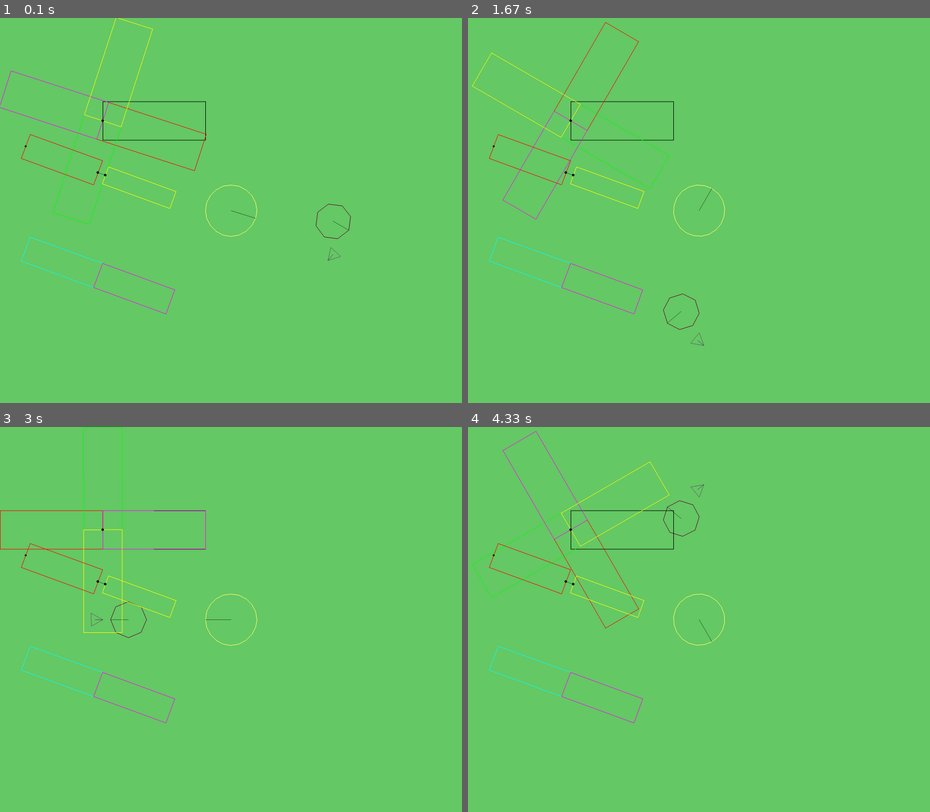
Above: before the commit, frames 1-4 (two rows, left to right).
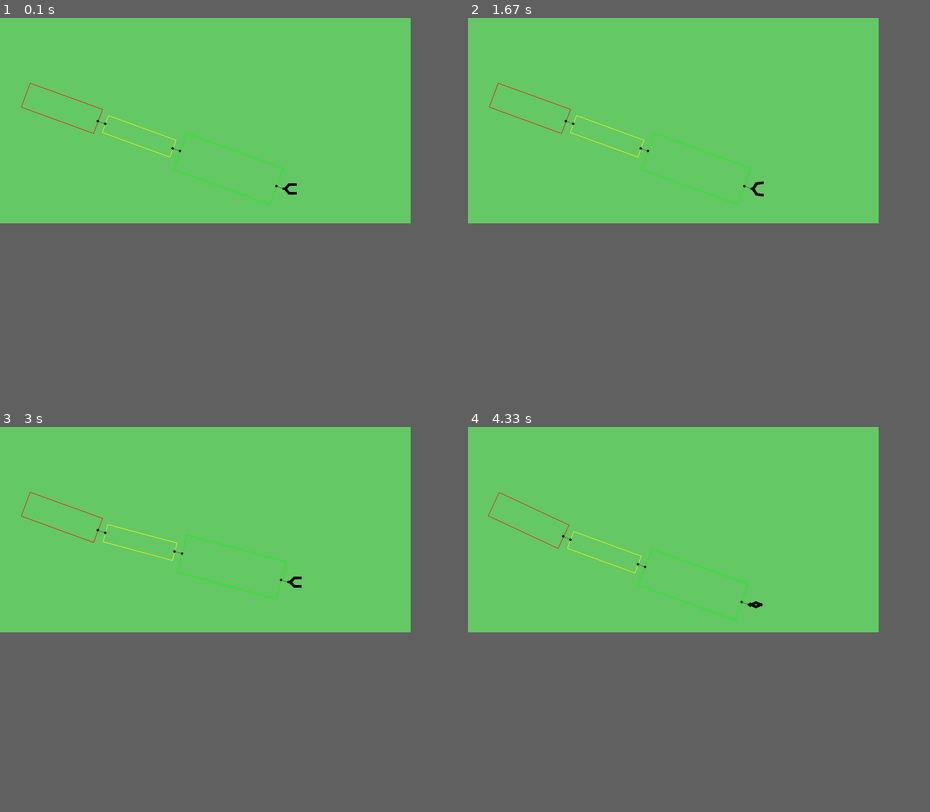
Above: after the commit, the same moments.

Repository: ntn7103/20211159_pygame
Game: pygame game, started from robot_arm.py
The game is run twice, just before and just after one commit, with the same random seed, the same clock (stepped at 60 frames per second) and the same inputs.
Inputs:
- Up to frame 1 (0.1 s): no input
- Up to frame 2 (1.67 s): tap Space at 0.33 s; hold Space 0.67-1.13 s; hold Right 0.67-1.13 s
- Up to frame 3 (3 s): hold Up 1.67-2.13 s; hold Space from 2.67 s (still down); hold Left from 2.67 s (still down)
- Up to frame 4 (4.33 s): release Space at 3.2 s; release Left at 3.2 s; hold Down 3.8-4.1 s
The window is 900x750 before the commit and 800x400 after it. Grey fills any space a smaller window leaves; there, only what the larger window draws over its background counts as a difference.

The runs differ from the first frame. In frame 1, 1.5% of the frame differs, in the area x 0-76%, y 0-77%; in frame 2, 1.5%; in frame 3, 1.4%; in frame 4, 1.5%.

Commit message:
Project1_Robot_arm.py

Diff:
--- a/robot_arm.py
+++ b/robot_arm.py
@@ -1,11 +1,7 @@
-#
-# 3. A robot arm system
-#    - three arms (three joints)
-#    - a gripper
-#    - keyboard control: rotating the three joints and gripper on/off action
-#    - any extra
-#
-
+#20211159 Nguyen Thao Nhi
+#Project 1. Robot Arm
+
+# utils.py
 import pygame
 import numpy as np
 
@@ -24,15 +20,22 @@
                         [width, 0],
                         [width, height],
                         [0, height]], dtype='float')
-    points = points + [x, y]
-    # points = np.array([ [x, y],
-    #                     [x+width, y],
-    #                     [x+width, y+height],
-    #                     [x, y+height]], dtype='float')
+    points = points + np.array([x, y], dtype='float')
+
     return points
-#
+
+def get_circle(radius):
+    return np.array([[0, 0], [0, radius]], dtype='float')
+
+def get_triangle(point1, point2, point3):
+    return np.array([point1, point2, point3], dtype='float')
+
+def get_line(point1, point2):
+    return np.array([point1, point2], dtype='float')
 
 def Rmat(degree):
+    # Rotation Matrix
+    # Counter-clockwise rotation
     radian = np.deg2rad(degree)
     c = np.cos(radian)
     s = np.sin(radian)
@@ -42,140 +45,125 @@
     return R
 
 def Tmat(tx, ty):
+    # Translation Matrix
+    # Ma trận tịnh tiến.
     T = np.array([ [1, 0, tx],
                    [0, 1, ty],
                    [0, 0, 1]], dtype='float')
     return T
 
-pygame.init()
-WINDOW_WIDTH = 1800
-WINDOW_HEIGHT = 1500
+
+def draw(screen, M, points, color=(0,0,0), p0=None, filled=False):
+    R = M[0:2, 0:2]
+    t = M[0:2, 2]
+
+    points_transformed = ( R @ points.T ).T + t
+    if filled:
+        pygame.draw.polygon(screen, color, points_transformed)
+    else:
+        pygame.draw.polygon(screen, color, points_transformed, 2)
+    if p0 is not None:
+        pygame.draw.line(screen, (0,0,0), p0, points_transformed[0])
+
+def draw_circle(screen, M, points, radius, color=(0,0,0), p0=None):
+    R = M[0:2, 0:2]
+    t = M[0:2, 2]
+
+    p_transformed = (R @ points.T).T + t
+    pygame.draw.circle(screen, color, p_transformed[0], radius)
+    if p0 is not None:
+        pygame.draw.line(screen, (0,0,0), p0, p_transformed[1])
+    return p_transformed
+
+WINDOW_WIDTH = 1600
+WINDOW_HEIGHT = 800
 
 # 색 정의
 GREEN = (100, 200, 100)
 
 pygame.init()  # 1! initialize the whole pygame system!
-pygame.display.set_caption("Mouse")
+pygame.display.set_caption("Robot arm")
 screen = pygame.display.set_mode((WINDOW_WIDTH, WINDOW_HEIGHT))
 clock = pygame.time.Clock()
 
-center1 = [100, 500.]
-angle1 = 20
+center=(WINDOW_WIDTH/2., WINDOW_HEIGHT/2.)
+
+center1 = [100, 300.]
+
+angles = [0 for i in range(4)]
+
+angles[0] = 20
 width1 = 300
 height1 = 100
 rect1 = getRectangle(width1, height1)
 
 gap12 = 30 #
 
-angle2 = 0
+angles[1] = 0
 width2 = 280
 height2 = 70
 rect2 = getRectangle(width2, height2)
 
-angle3 = 0
+angles[2] = 0
 width3 = 400
 height3 = 150
-rect3 = getRectangle(width3, height3, x=0, y=-height3/2.)
-
-
-def draw(M, points, color=(0,0,0), p0=None):
-    R = M[0:2, 0:2]
-    t = M[0:2, 2]
-
-    points_transformed = ( R @ points.T ).T + t
-    pygame.draw.polygon(screen, color, points_transformed, 2)
-    if p0 is not None:
-        pygame.draw.line(screen, (0,0,0), p0, points_transformed[0])
-#
-
-Sun = getRegularPolygon(20, 100)
-distSE = 400
-Earth = getRegularPolygon(8, 70)
-distEM = 130
-Moon = getRegularPolygon(3, 30)
-
-
-angle = 0
-angleSE = 0
-angleE = 0
-angleM = 0
-angleEM = 0
-
+rect3 = getRectangle(width3, height3)
+
+# Create a gripper, with 2 parts create from 2 rectangles
+# The gripper is attached to the end of the robot arm
+# The gripper is controlled by one angle
+gripper_width = 10
+gripper_height = 30
+gripper_points1 = getRectangle(gripper_height, gripper_width)
+gripper_points2 = getRectangle(gripper_height, -gripper_width)
+
+MAX_GRIPPER_ANGLE = 115
+MIN_GRIPPER_ANGLE = 55
+angle_gripper_between = 90
+gripper_on = False
+
+index_current_angle = 0
 done = False
 while not done:
-    angle += 3
-    angleSE += 1
-    angleE += 5
-    angleEM += 10
-    angleM += 7
     for event in pygame.event.get():
         if event.type == pygame.QUIT:
             done = True
         elif event.type == pygame.MOUSEBUTTONDOWN:
             print("Mouse Button Pressed!")
         elif event.type == pygame.KEYDOWN:
-            if event.key == pygame.K_b: # capital A
-                angle1 += 5
-            elif event.key == pygame.K_a:
-                angle1 -= 5
-            elif event.key == pygame.K_c:
-                angle2 += 5
-            elif event.key == pygame.K_d:
-                angle2 -= 5
+            if event.key == pygame.K_LEFT:
+                if index_current_angle >= 0:
+                    index_current_angle -= 1
+            elif event.key == pygame.K_RIGHT:
+                if index_current_angle + 1 < len(angles):
+                    index_current_angle += 1
+            elif event.key == pygame.K_UP:
+                angles[index_current_angle] -= 5
+            elif event.key == pygame.K_DOWN:
+                angles[index_current_angle] += 5
+            elif event.key == pygame.K_SPACE:
+                gripper_on = not gripper_on
         #
-
     screen.fill(GREEN)
-    #
-    center=(WINDOW_WIDTH/2., WINDOW_HEIGHT/2.)
-    Msun = Tmat(center[0], center[1]) @ Rmat(angle)
-    draw(Msun, Sun, (255, 255, 100), center)
-
-    # Mearth = Tmat(center[0], center[1]) @ Rmat(angleSE) @ Tmat(distSE, 0) # @ Rmat(-angleSE)
-    # draw(Mearth, Earth, (100, 255, 250), Mearth[:2, 2])
-    Mearth = Tmat(center[0], center[1]) @ Rmat(angleSE) @ Tmat(distSE, 0) @ Rmat(-angleSE) @ Rmat(angleE)
-    draw(Mearth, Earth, (100, 5, 50), Mearth[:2, 2])
-
-    Mmoon = Mearth @ Rmat(angleEM) @ Tmat(distEM, 0) @ Rmat(angleM)
-    draw(Mmoon, Moon, (100, 100, 100), Mmoon[:2,2])
-
-
-
-    cent = (400, 400)
-    M = Tmat(cent[0], cent[1])
-    draw(M, rect3, (0,0,0))
-    M1 = M @ Rmat(angle)
-    draw(M1, rect3, (255, 0, 0))
-    M2 = M1 @ Rmat(90)
-    M3 = M2 @ Rmat(90)
-    M4 = M3 @ Rmat(90)
-    draw(M2, rect3, (0, 255, 0))
-    draw(M3, rect3, (255, 0, 250))
-    draw(M4, rect3, (255, 250, 0))
-    pygame.draw.circle(screen, (0,0,0), cent, 5)
-
-
-
-    #
-    # center=(WINDOW_WIDTH/2., WINDOW_HEIGHT/2.)
-    # M = Tmat(center[0], center[1]) @ Tmat(0, -height1/2.)
-    # # draw(M, rect1, (0,0,0))
-    # M1 = M @ Tmat(0, height1/2.) @ Rmat(angle) @ Tmat(0, -height1/2.)  # Fan # 1
-    # draw(M1, rect1, (255, 0, 0))
-    # M2 = M1 @ Tmat(0, height1/2.) @ Rmat(90) @ Tmat(0, -height1/2.)
-    # draw(M2, rect1, (0, 255, 0))
-    # M3 = M2 @ Tmat(0, height1/2.) @ Rmat(90) @ Tmat(0, -height1/2.) # Fan # 3
-    # draw(M3, rect1, (0, 0, 255))
-    # M4 = M3 @ Tmat(0, height1/2.) @ Rmat(90) @ Tmat(0, -height1/2.)
-    # draw(M4, rect1, (0,255, 255))
-    # pygame.draw.circle(screen, (0,0,0), center, 5)
-
-
-    # draw
-    M1 = np.eye(3) @ Tmat(center1[0], center1[1]) @ Rmat(angle1) @ Tmat(0, -height1/2.)
-    draw(M1, rect1, (255, 0, 0))
-    M2 = M1 @ Tmat(width1, 0) @ Tmat(0, height1/2.) @ Tmat(gap12, 0) @ Rmat(angle2) @ Tmat(0, -height2/2.)
-    draw(M2, rect2, (255, 255, 0))
-    pygame.draw.circle(screen, (0,0,0), center1, 4)
+
+    if gripper_on and angle_gripper_between > MIN_GRIPPER_ANGLE:
+        angle_gripper_between -= 1
+    if not gripper_on and angle_gripper_between < MAX_GRIPPER_ANGLE:
+        angle_gripper_between += 1
+
+    # draw Robot Arm
+    # Red rectangle
+    M1 = np.eye(3) @ Tmat(center1[0], center1[1]) @ Rmat(angles[0]) @ Tmat(0, -height1/2.)
+    draw(screen, M1, rect1, (255, 0, 0))
+    # Yellow rectangle
+    M2 = M1 @ Tmat(width1, 0) @ Tmat(0, height1/2.) @ Tmat(gap12, 0) @ Rmat(angles[1]) @ Tmat(0, -height2/2.)
+    draw(screen, M2, rect2, (255, 255, 0))
+    # pygame.draw.circle(screen, (0,0,0), center1, 4)
+
+    # Green rectangle
+    M3 = M2 @ Tmat(width2, 0) @ Tmat(0, height2/2.) @ Tmat(gap12, 0) @ Rmat(angles[2]) @ Tmat(0, -height3/2.)
+    draw(screen, M3, rect3, (0, 255, 0))
+    # pygame.draw.circle(screen, (0,0,0), center1, 4)
 
     C = M1 @ Tmat(width1, 0) @ Tmat(0, height1/2.)
     center2 = C[0:2, 2]
@@ -183,22 +171,46 @@
     # print("C ---")
     # print(C)
 
-    C2 = C @ Tmat(gap12, 0)
-    center3 = C2[0:2, 2]
+    C1 = C @ Tmat(gap12, 0)
+    center3 = C1[0:2, 2]
     pygame.draw.circle(screen, (0,0,0), center3, 5)
     # print("C2 -----")
     # print(C2)
 
     pygame.draw.line(screen, (0,0,0), center2, center3, 1)
 
-    #
-    M = np.eye(3) @ Tmat(center1[0], center1[1]+400) @ Rmat(angle1) @ Tmat(0, -height1/2.)
-    draw(M, rect1, (0, 255, 250))
-    # pygame.draw.circle(screen, (0,0,0), center1, 4)
-
-    M2 = M @ Tmat(width1, 0) @ Tmat(0, height1/2.) @ Rmat(angle2) @ Tmat(0, -height1/2.)
-    draw(M2, rect1, (255, 0, 255))
-    #
+    C2 = M2 @ Tmat(width2, 0) @ Tmat(0, height2/2.)
+    center4 = C2[0:2, 2]
+    pygame.draw.circle(screen, (0,0,0), center4, 5)
+
+    C3 = C2 @ Tmat(gap12, 0)
+    center5 = C3[0:2, 2]
+    pygame.draw.circle(screen, (0,0,0), center5, 5)
+
+    pygame.draw.line(screen, (0,0,0), center4, center5, 1)
+
+    C4 = M3 @ Tmat(width3, 0) @ Tmat(0, height3/2.)
+    center6 = C4[0:2, 2]
+    pygame.draw.circle(screen, (0,0,0), center6, 5)
+
+    C5 = C4 @ Tmat(gap12, 0)
+    center7 = C5[0:2, 2]
+    pygame.draw.circle(screen, (0,0,0), center7, 5)
+
+    pygame.draw.line(screen, (0,0,0), center6, center7, 1)
+
+    # Upper part of gripper
+    M_gripper_up = Tmat(center7[0], center7[1]) @ Rmat(angles[3]-angle_gripper_between/2)
+    draw(screen, M_gripper_up, gripper_points1, (0,0,0), filled=True)
+    M_gripper = M_gripper_up @ Tmat(gripper_height, 0) @ Rmat(50) # @ Tmat(-gripper_width, -gripper_height)
+    # draw(screen, M_gripper, gripper_points, (0,0,0))
+    draw(screen, M_gripper, gripper_points1, (0,0,0), filled=True)
+
+    # # Lower part of gripper
+    M_gripper_down = Tmat(center7[0], center7[1]) @ Rmat(angles[3]+angle_gripper_between/2) # @ Tmat(-gripper_width, -gripper_height)
+    draw(screen, M_gripper_down, gripper_points2, (0,0,0), filled=True)
+    M_gripper_2 = M_gripper_down @ Tmat(gripper_height, 0) @ Rmat(-50) # @ Tmat(-gripper_width, -gripper_height)
+    draw(screen, M_gripper_2, gripper_points2, (0,0,0), filled=True)
 
     # update screen
     pygame.display.flip()
